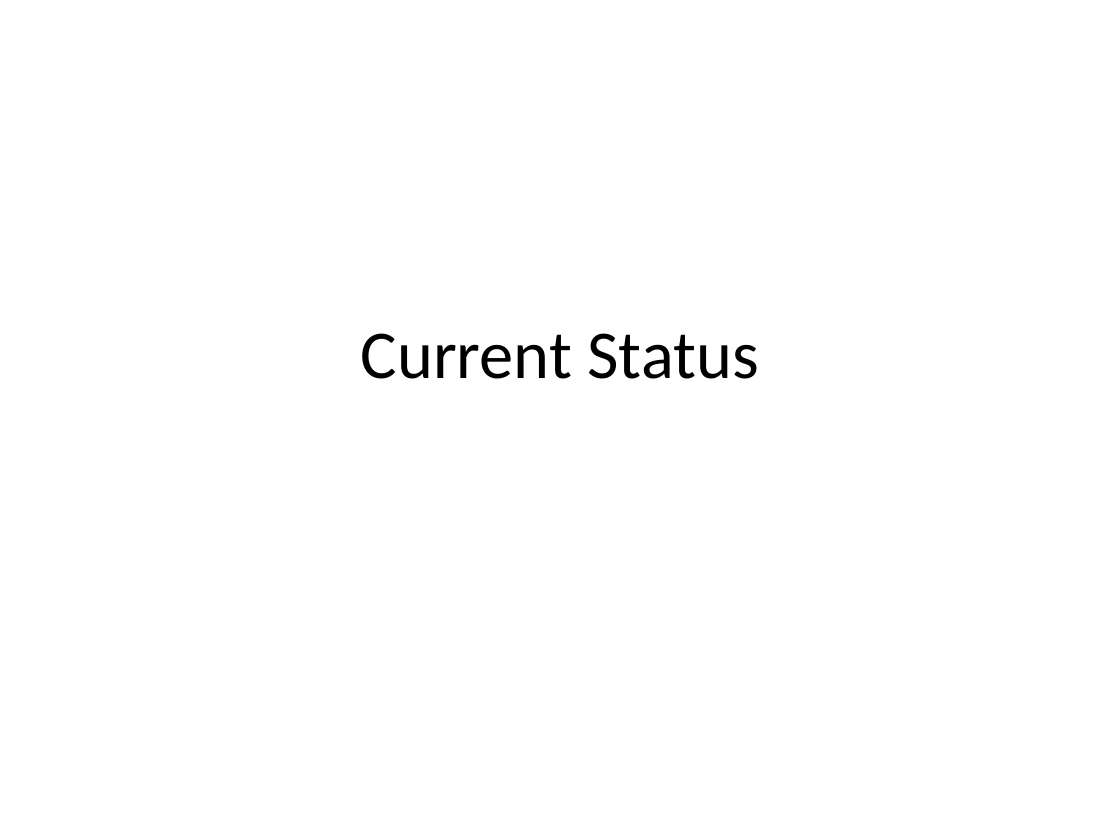
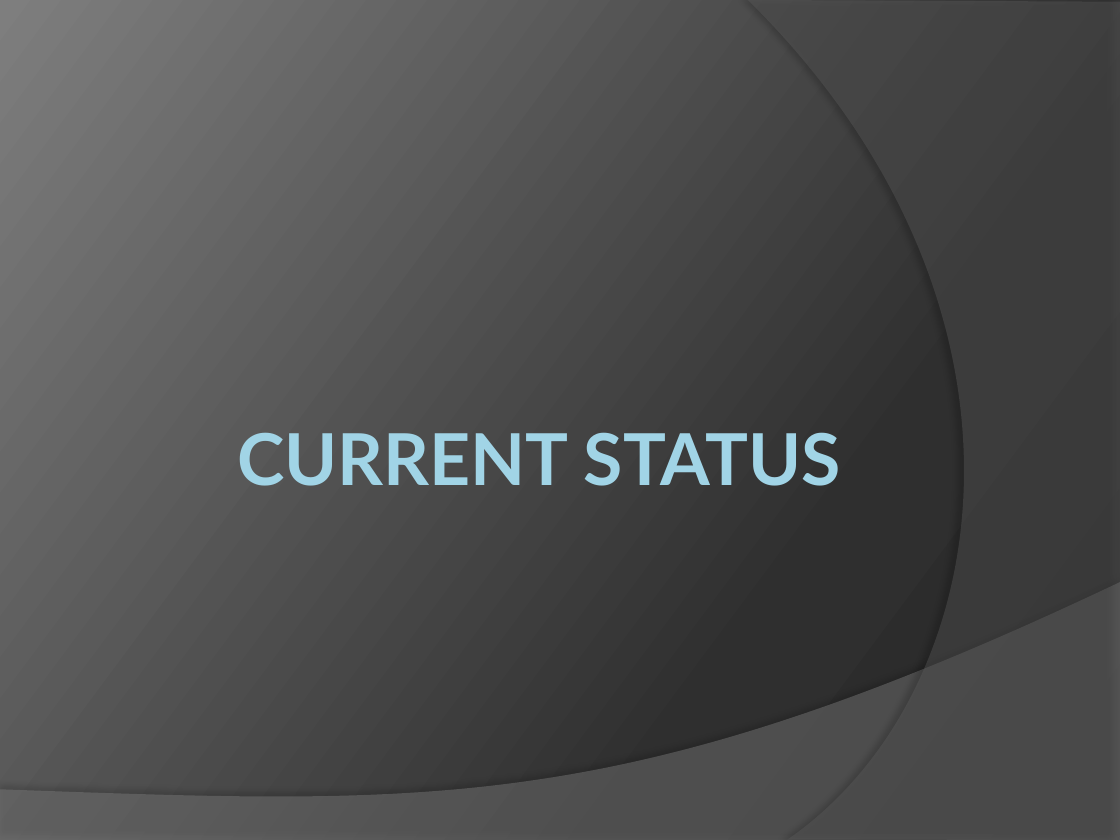
Before and after one commit to ChapResearch/ChapR, a slide deck: slide 12 of ChaprSVN/Promo/1st Board of Advisers Meeting.pptx (slide 11 before the commit). Drawn at 1120x840 pixels with LibreOffice and Linux fonts; fonts in the diff are those of the drawing. Boxes give left, top, right and bottom in pixels: in the first picture for what was removed or moved away, otherwise in the second. Text is boxed around its words. In the diff, an @@ line names an element or a change of style, - is before the commit and + after.

```diff
--- a/ChaprSVN/Promo/1st Board of Advisers Meeting.pptx
+++ b/ChaprSVN/Promo/1st Board of Advisers Meeting.pptx
@@ background #FFFFFF to gradient #282828 to #2F2F2F to #7E7E7E @@
@@ freeform shape added at <box>748,0,1120,840</box>, fill #5E5E5E at 40% opacity @@
@@ title "CURRENT STATUS" at <box>237,432,841,486</box>: vertical alignment middle to top @@
@@ title at <box>237,432,841,486</box>: text changed; size 44 to 46 pt; font Calibri to Lato; text colour #000000 to gradient #A1D4E7 to #58808D; bold on @@
-Current Status
+CURRENT STATUS
@@ freeform shape added at <box>0,582,1120,840</box>, fill #7F7F7F at 45% opacity @@
```
Also in this commit, not shown: 16 other slides changed, 2 slides added, 1 slide removed, 1 other file.
